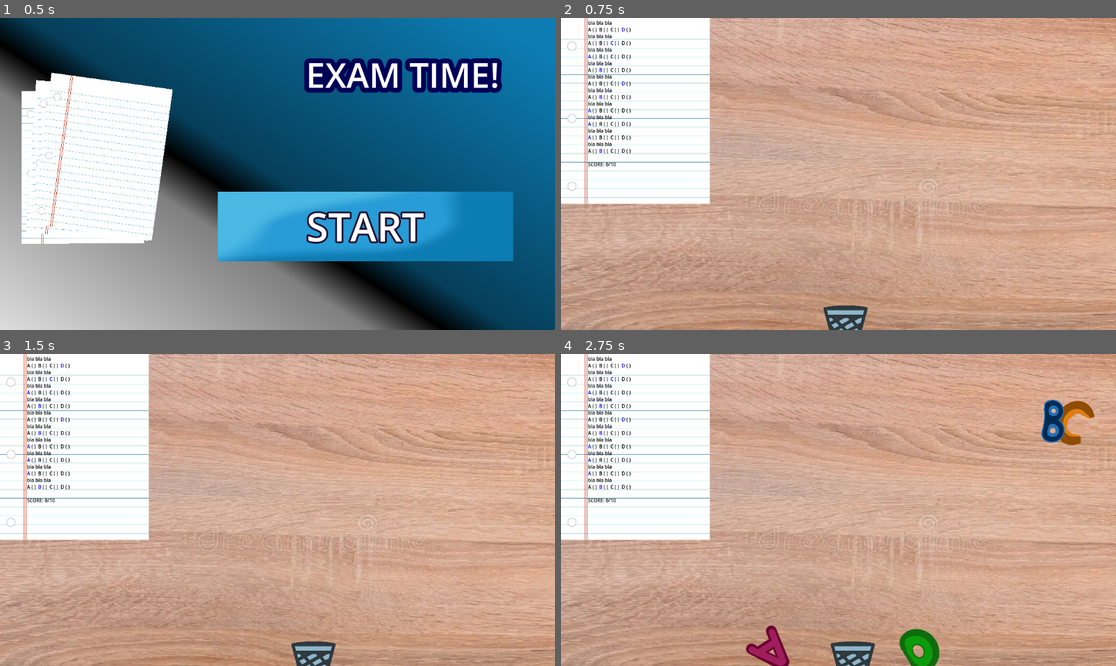
Above: before the commit, frames 1-4 (two rows, left to right).
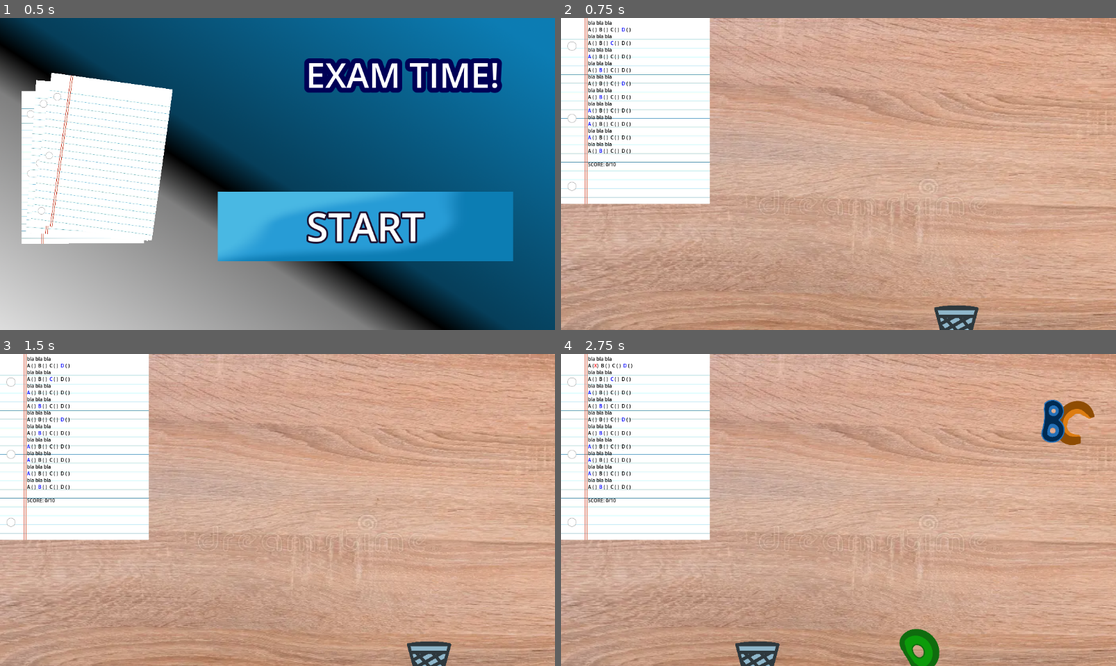
Above: after the commit, the same moments.

Repository: atom10/akira_exam_minigame
Game: Godot game, scene res://main.tscn
The game is run twice, just before and just after one commit, with the same random seed, the same clock (stepped at 60 frames per second) and the same inputs.
Inputs (mouse positions are in pixels of both pictures, inside the frame that each line leads up to):
- Up to frame 1 (0.5 s): no input
- Up to frame 2 (0.75 s): click "START" at 0.5 s
- Up to frame 3 (1.5 s): tap Enter at 1.25 s; move the mouse to (399, 494) at 1.27 s; hold Right (ui_right) from 1.28 s (still down)
- Up to frame 4 (2.75 s): move the mouse to (727, 525) at 2.02 s; release Right (ui_right) at 2.03 s; hold Left (ui_left) from 2.03 s (still down)

Frame 1 is identical in both runs. In frame 2, 1.1% of the frame differs, in the area x 47-76%, y 91-100%; in frame 3, 1.1%; in frame 4, 1.4%, in the area x 6-57%, y 3-100%.

Commit message:
Add mouse control to basket

Diff:
--- a/Src/Exam_minigame/Gameplay/Basket/basket.gd
+++ b/Src/Exam_minigame/Gameplay/Basket/basket.gd
@@ -2,19 +2,33 @@
 
 
 const SPEED = 300.0
+var direction
 var gravity = ProjectSettings.get_setting("physics/2d/default_gravity")
+var mouse_position
 @export var exam_paper: TextureRect
+@export var contol_method: Control_method
 
 func _physics_process(_delta):
-	var direction = Input.get_axis("ui_left", "ui_right")
-	if direction:
-		velocity.x = direction * SPEED
-	else:
-		velocity.x = move_toward(velocity.x, 0, SPEED)
-	move_and_slide()
+	if contol_method == Control_method.keyboard:
+		direction = Input.get_axis("ui_left", "ui_right")
+		if direction:
+			velocity.x = direction * SPEED
+		else:
+			velocity.x = move_toward(velocity.x, 0, SPEED)
+		move_and_slide()
 
 
 func _on_area_2d_body_entered(body):
 	if body.has_method("Get_identity"):
 		exam_paper.submit_answear(body.Get_identity())
 		body.queue_free()
+
+func _process(delta):
+	if contol_method == Control_method.mouse:
+		mouse_position = get_viewport().get_mouse_position()
+		position.x = mouse_position.x
+
+enum Control_method {
+	mouse,
+	keyboard
+}
